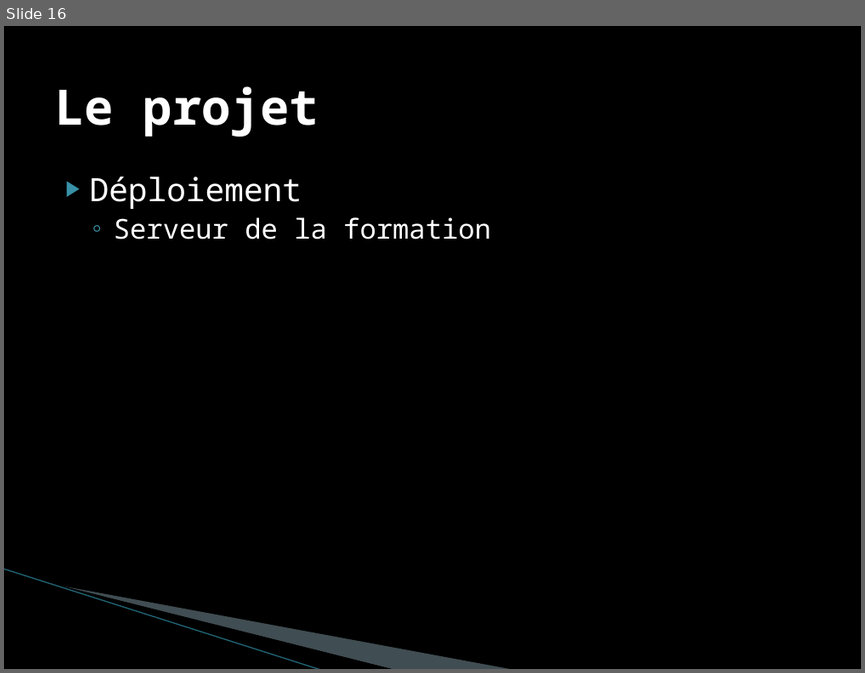
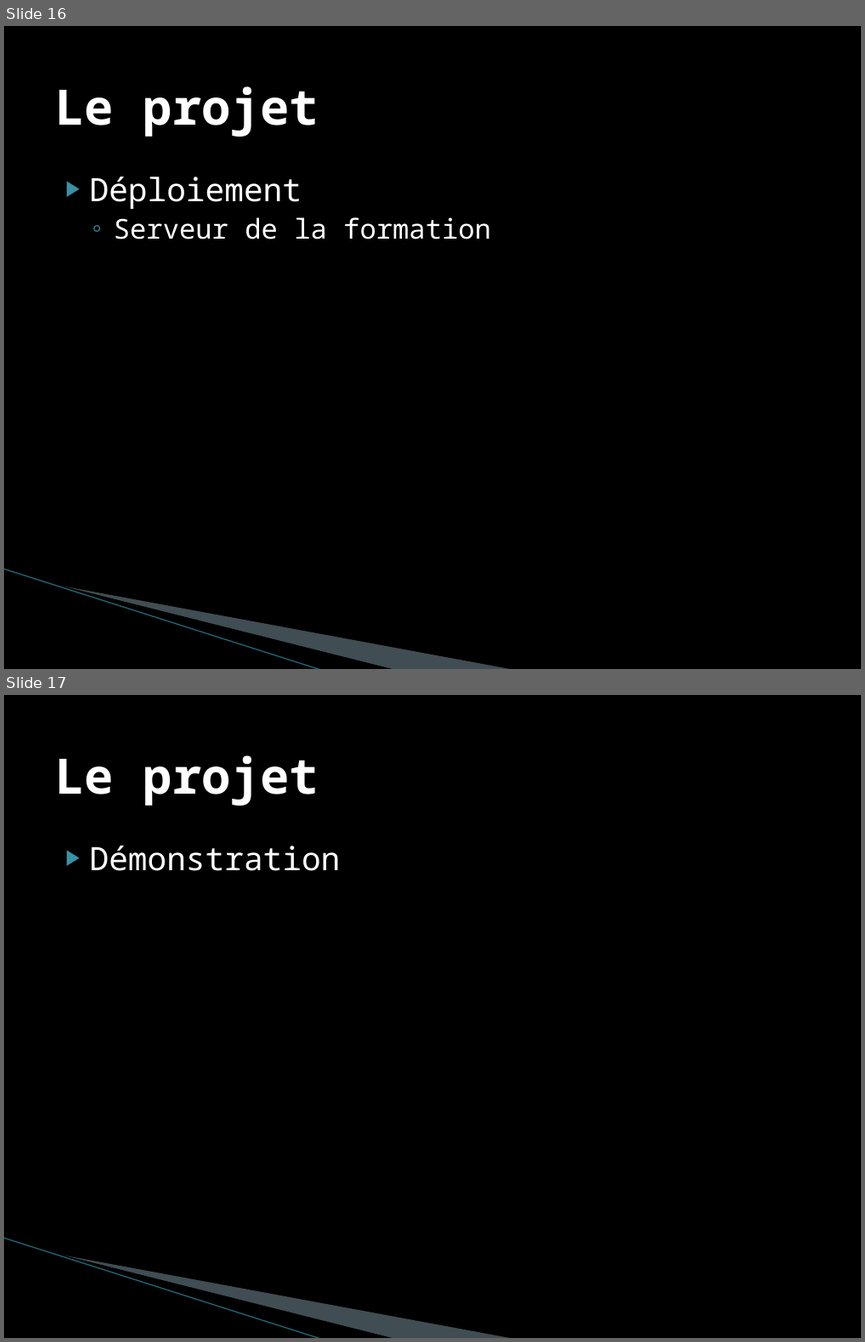
Before and after one commit to AurelienHarle/SuiviStagiaire, a slide deck: doc/Rapport de stage/Presentation suivi de stagiaire.pptx. Shown one above the other, each under a label of ours: slide 16 before the commit, slides 16 and 17 after it. The pictures are 865x673 and 865x1342 pixels, drawn with LibreOffice and Linux fonts; fonts in the diff are those of the drawing; background and template pictures are left out. Boxes give left, top, right and bottom in pixels: in the first picture for what was removed or moved away, otherwise in the second. Text is boxed around its words. In the diff, an @@ line names an element or a change of style, - is before the commit and + after.

```diff
--- a/doc/Rapport de stage/Presentation suivi de stagiaire.pptx
+++ b/doc/Rapport de stage/Presentation suivi de stagiaire.pptx
@@ slide 17 added at <box>4,695,861,1338</box>, background picture (left out); not listed: 3 template elements that a slide beside it also shows @@
@@ title added at <box>55,755,319,805</box>, 41 pt, text #FFFFFF, bold @@
+Le projet
@@ text added at <box>90,845,341,871</box>, 27 pt, text #FFFFFF @@
+▶ Démonstration
```
Also in this commit, not shown: 11 slides changed, 2 other files.
